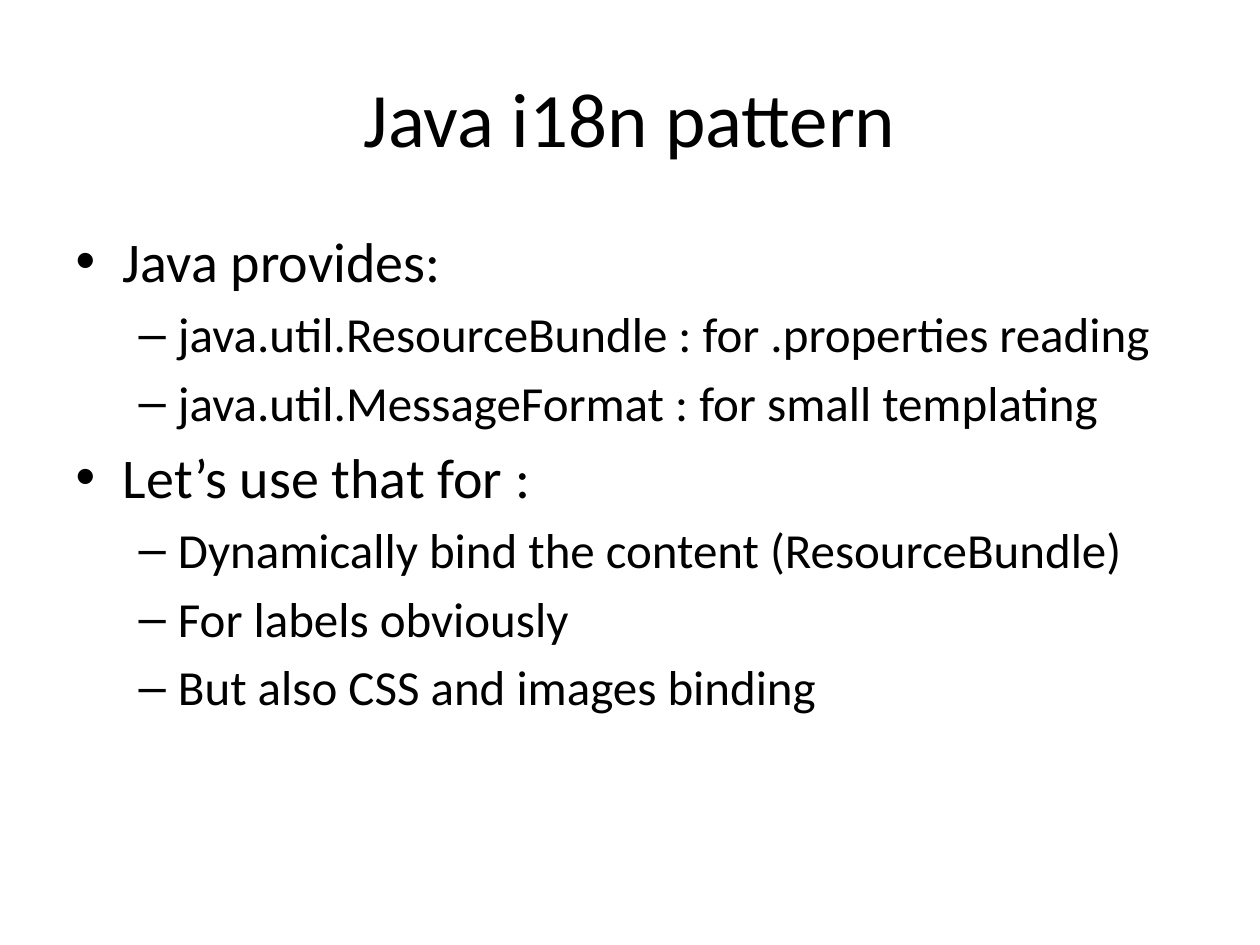
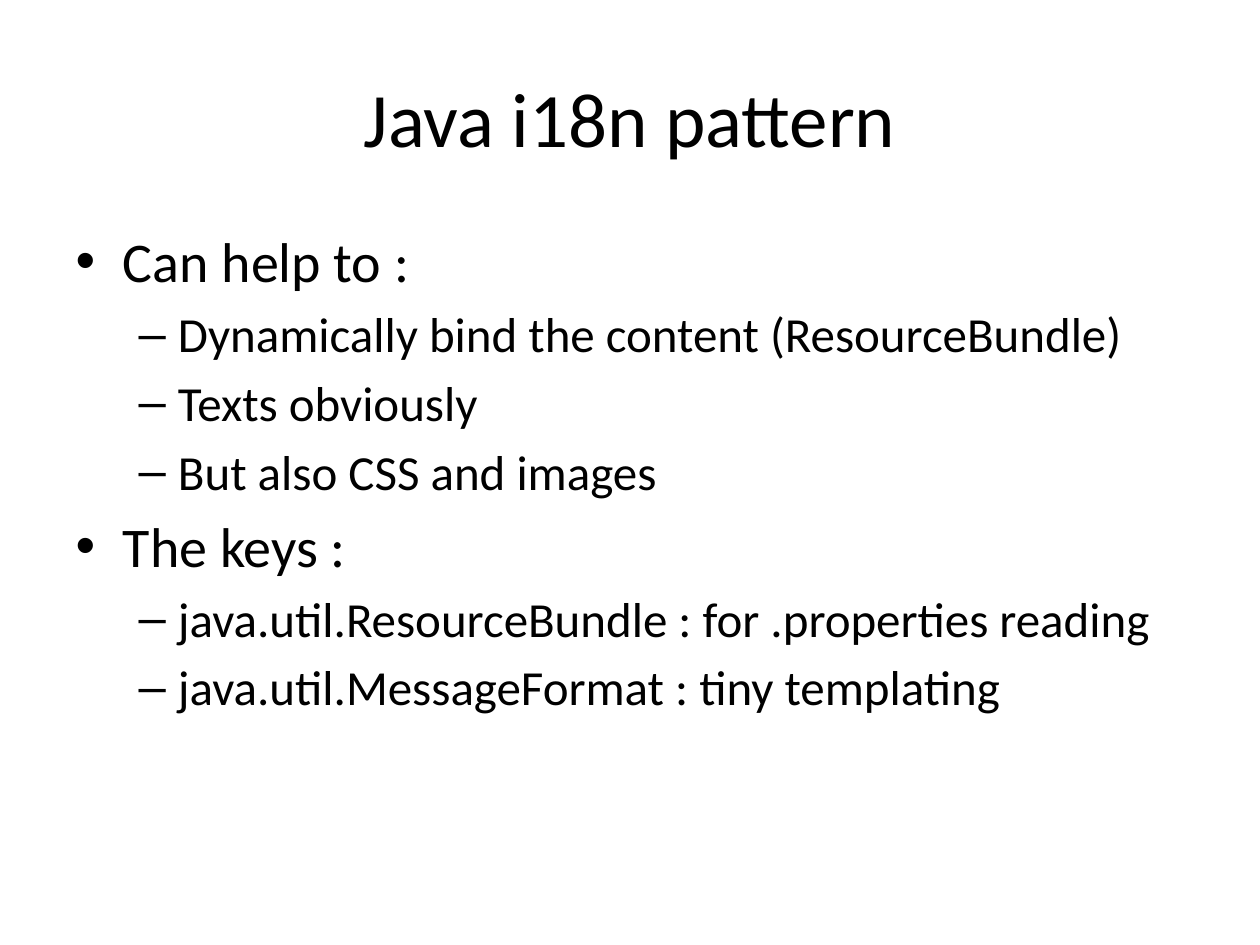
Before and after one commit to dbaeli/ez18n, a slide deck: slide 8 of ez18n-slides/javaone-2012/ez18n_javaone2012.pptx. Drawn at 1260x945 pixels with LibreOffice and Linux fonts; fonts in the diff are those of the drawing; background and template pictures are left out. Boxes give left, top, right and bottom in pixels: in the first picture for what was removed or moved away, otherwise in the second. Text is boxed around its words. In the diff, an @@ line names an element or a change of style, - is before the commit and + after.

```diff
--- a/ez18n-slides/javaone-2012/ez18n_javaone2012.pptx
+++ b/ez18n-slides/javaone-2012/ez18n_javaone2012.pptx
@@ text at <box>123,243,1121,576</box>: text changed; size 32 to 28 pt @@
-• Java provides:
+• Can help to :
+  – Dynamically bind the content (ResourceBundle)
+  – Texts obviously
+  – But also CSS and images
+• The keys :
@@ text at <box>178,671,1000,714</box>: text changed @@
-  – java.util.MessageFormat : for small templating
-• Let’s use that for :
-  – Dynamically bind the content (ResourceBundle)
-  – For labels obviously
-  – But also CSS and images binding
+  – java.util.MessageFormat : tiny templating
```
Also in this commit, not shown: 12 other slides changed, 2 slides added, 3 slides removed, 5 other files.
